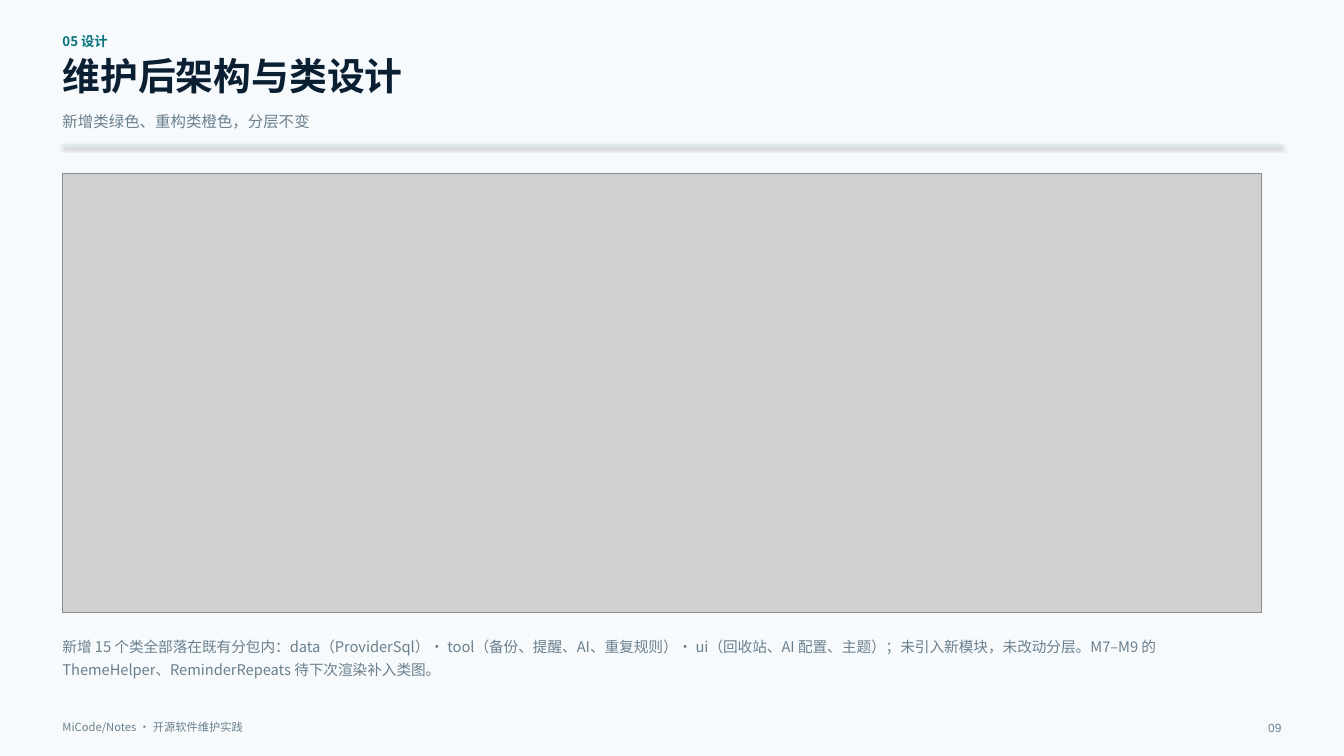
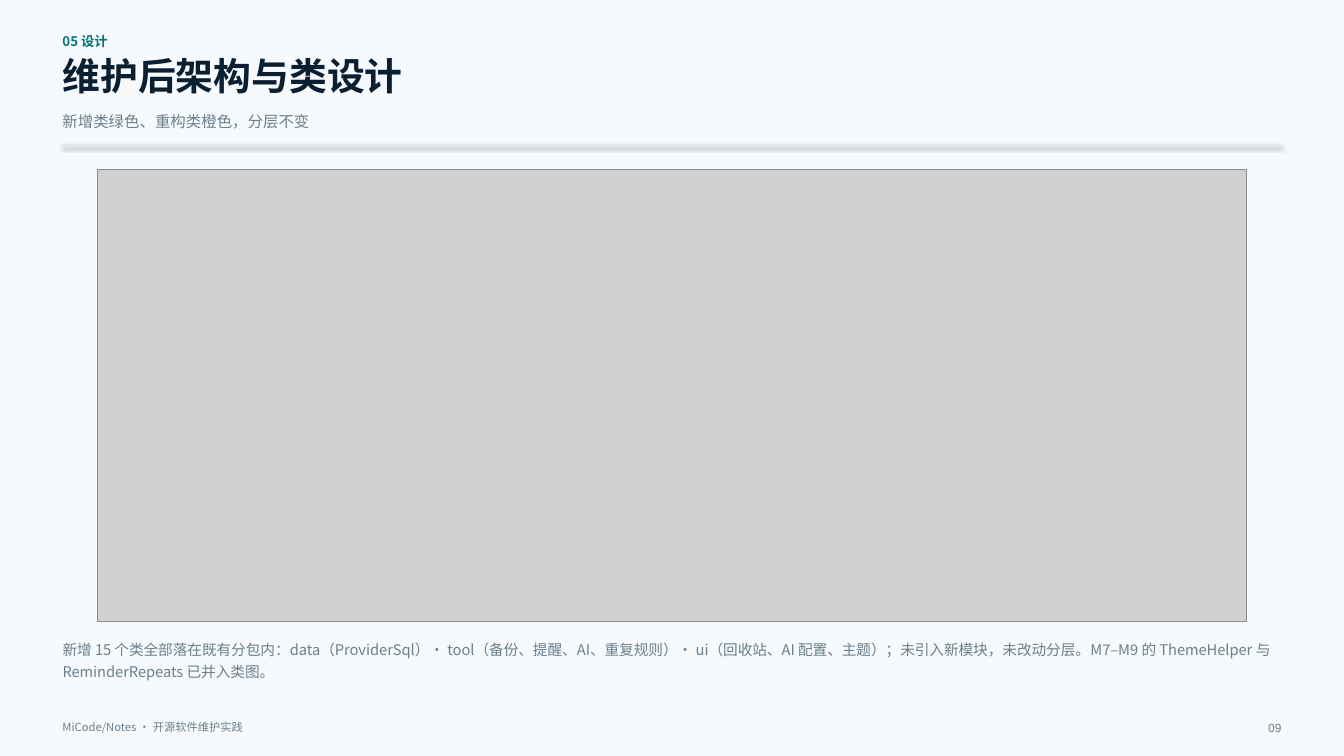
Before and after one commit to sys-analysis-design-team/micode-notes-maintenance, a slide deck: slide 9 of dist/小米便签开源软件维护.pptx. Drawn at 1344x756 pixels with LibreOffice and Linux fonts; fonts in the diff are those of the drawing; grey boxes stand for pictures. Boxes give left, top, right and bottom in pixels: in the first picture for what was removed or moved away, otherwise in the second. Text is boxed around its words. In the diff, an @@ line names an element or a change of style, - is before the commit and + after.

```diff
--- a/dist/小米便签开源软件维护.pptx
+++ b/dist/小米便签开源软件维护.pptx
@@ picture: place and size @@
-picture at <box>63,173,1262,612</box>
+picture at <box>98,169,1247,622</box>
@@ text at <box>63,642,1271,680</box>: text changed @@
-新增 15 个类全部落在既有分包内：data（ProviderSql）· tool（备份、提醒、AI、重复规则）· ui（回收站、AI 配置、主题）；未引入新模块，未改动分层。M7–M9 的 ThemeHelper、ReminderRepeats 待下次渲染补入类图。
+新增 15 个类全部落在既有分包内：data（ProviderSql）· tool（备份、提醒、AI、重复规则）· ui（回收站、AI 配置、主题）；未引入新模块，未改动分层。M7–M9 的 ThemeHelper 与 ReminderRepeats 已并入类图。
```
Also in this commit, not shown: 1 other slide changed, 19 other files.
